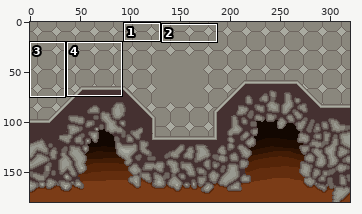
One commit to this sprite sheet: Unity/Assets/Sprites/Ruins.png. Above, an overview of the earlier version with the close-up marked.
Close-up. Earlier state:
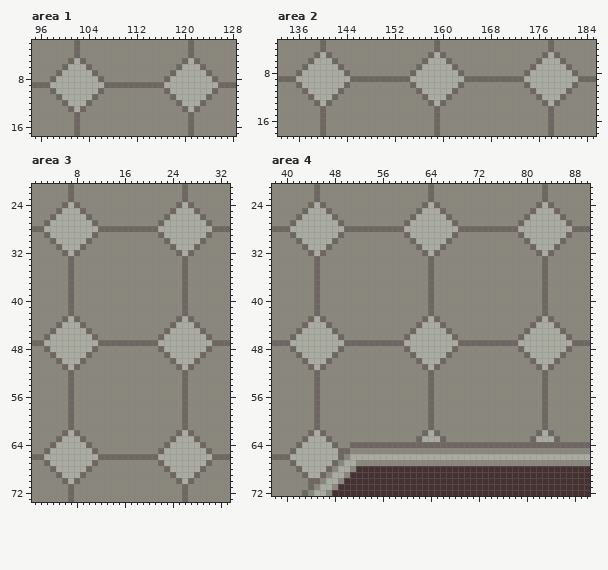
The file is 320x180 pixels. Shown: area 1: x 95..128, y 2..17; area 2: x 133..185, y 3..18; area 3: x 1..33, y 21..73; area 4: x 38..90, y 21..72. The commit also changed other parts of the picture, which this record leaves out.
The same view after the edit:
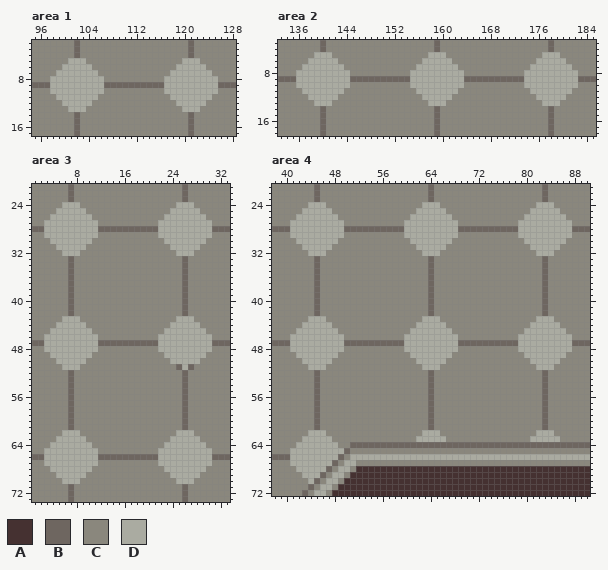
Palette (. is transparent): A #453131  B #6e6660  C #8a877d  D #aaaba1
From old to new:
Changed rows in their new state; - is an unchanged pixel.
Area 1:
first column x 98:
 5 ---D-D----------------D-D---
 6 --D---D--------------D---D--
 7 -D-----D------------D-----D-
 8 D-------D----------D-------D
10 D-------D----------D-------D
11 -D-----D------------D-----D-
12 --D---D--------------D---D--
13 ---D-D----------------D-D---
Area 2:
first column x 136:
 5 ---D-D----------------D-D----------------D-D---
 6 --D---D--------------D---D--------------D---D--
 7 -D-----D------------D-----D------------D-----D-
 8 D-------D----------D-------D----------D-------D
10 D-------D----------D-------D----------D-------D
11 -D-----D------------D-----D------------D-----D-
12 --D---D--------------D---D--------------D---D--
13 ---D-D----------------D-D----------------D-D---
Area 3:
first column x 3:
24 ---D-D----------------D-D---
25 --D---D--------------D---D--
26 -D-----D------------D-----D-
27 D-------D----------D-------D
29 D-------D----------D-------D
30 -D-----D------------D-----D-
31 --D---D--------------D---D--
32 ---D-D----------------D-D---
first column x 3:
43 ---D-D----------------D-D---
44 --D---D--------------D---D--
45 -D-----D------------D-----D-
46 D-------D----------D-------D
48 D-------D----------D-------D
49 -D-----D------------D-----D-
50 --D---D--------------D---D--
51 ---D-D----------------------
first column x 3:
62 ---D-D----------------D-D---
63 --D---D--------------D---D--
64 -D-----D------------D-----D-
65 D-------D----------D-------D
67 D-------D----------D-------D
68 -D-----D------------D-----D-
69 --D---D--------------D---D--
70 ---D-D----------------D-D---
Area 4:
first column x 41:
24 ---D-D----------------D-D----------------D-D---
25 --D---D--------------D---D--------------D---D--
26 -D-----D------------D-----D------------D-----D-
27 D-------D----------D-------D----------D-------D
29 D-------D----------D-------D----------D-------D
30 -D-----D------------D-----D------------D-----D-
31 --D---D--------------D---D--------------D---D--
32 ---D-D----------------D-D----------------D-D---
first column x 41:
43 ---D-D----------------D-D----------------D-D---
44 --D---D--------------D---D--------------D---D--
45 -D-----D------------D-----D------------D-----D-
46 D-------D----------D-------D----------D-------D
48 D-------D----------D-------D----------D-------D
49 -D-----D------------D-----D------------D-----D-
50 --D---D--------------D---D--------------D---D--
51 ---D-D----------------D-D----------------D-D---
first column x 41:
62 ---D-D----------------D-D----------------D-D-
63 --D---D--------------D---D--------------D---D
64 -D-----D-------------------------------------
65 D-------D------------------------------------
67 D--------------------------------------------
68 -D-------------------------------------------
69 --D------------------------------------------
70 ---D-----------------------------------------
